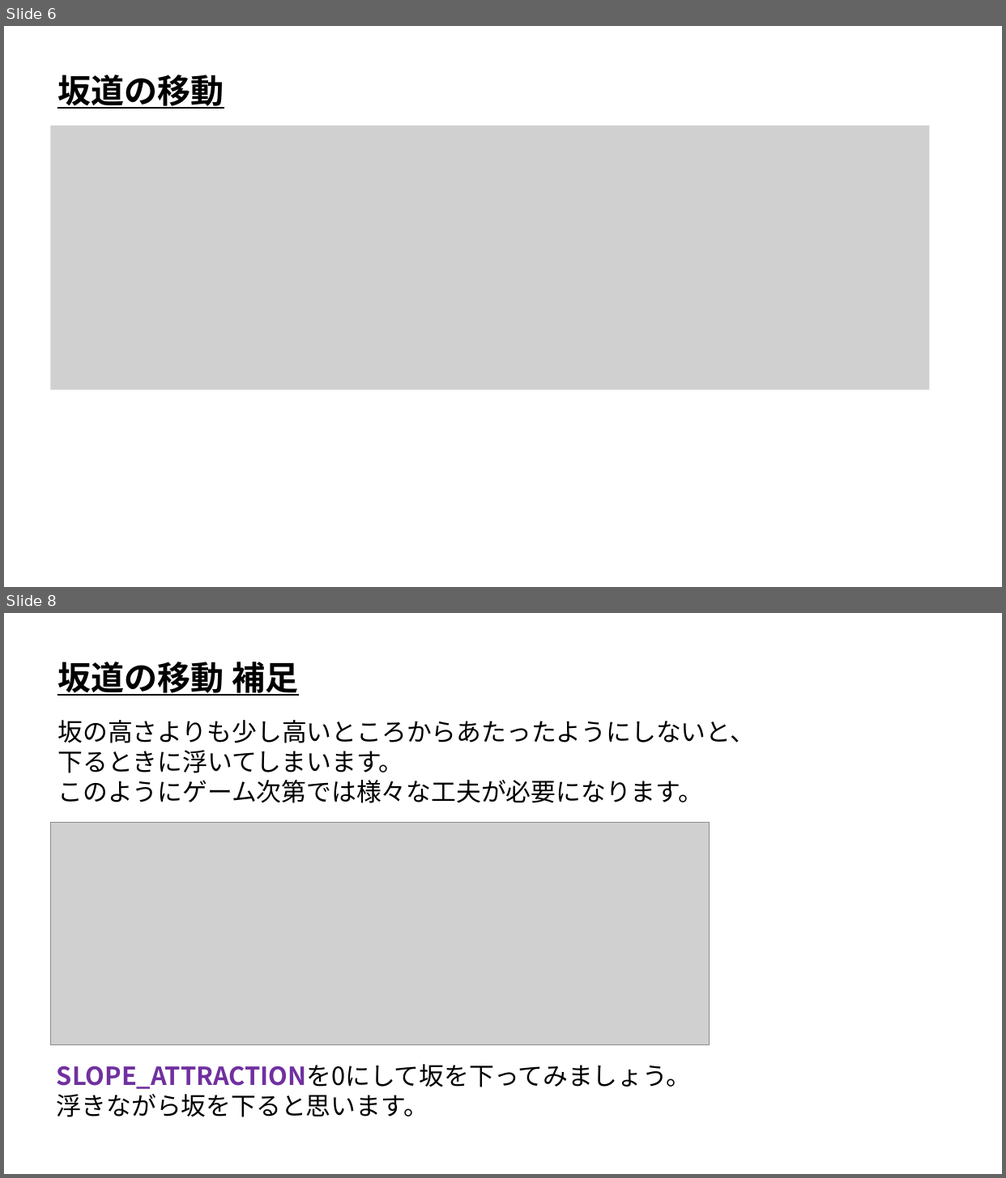
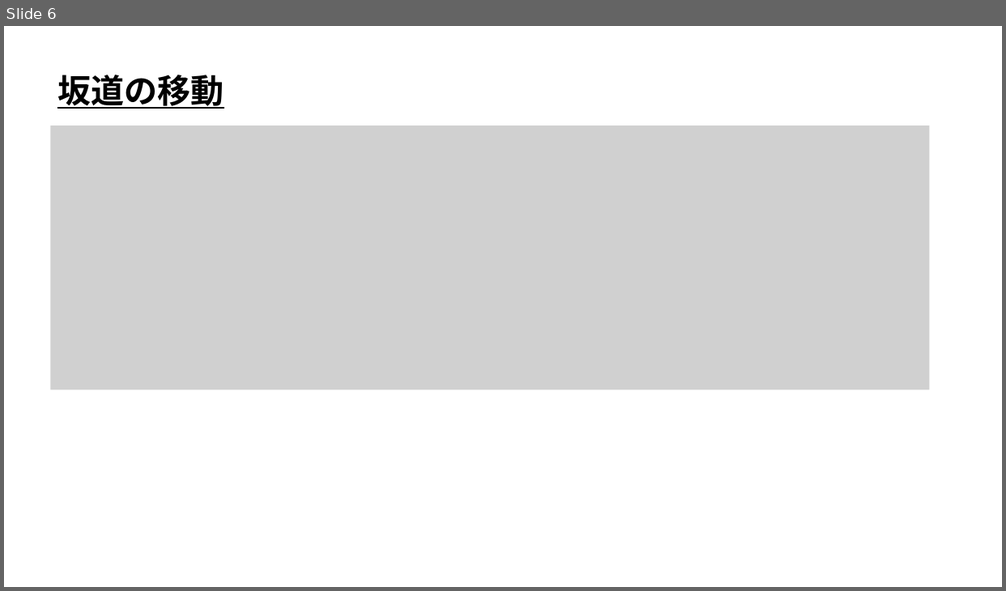
Before and after one commit to ArakiYusuke-Ohara/Textbook, a slide deck: ゲーム科1年/00_前期/ゲームプログラミングⅢ/ゲーム数学/実習/00_坂道の移動.pptx. Shown one above the other, each under a label of ours: slides 6 and 8 before the commit, slide 6 after it; the slides between them are not shown. The pictures are 1006x1178 and 1006x591 pixels, drawn with LibreOffice and Linux fonts; fonts in the diff are those of the drawing; grey boxes stand for pictures. Boxes give left, top, right and bottom in pixels: in the first picture for what was removed or moved away, otherwise in the second. Text is boxed around its words. In the diff, an @@ line names an element or a change of style, - is before the commit and + after.

```diff
--- a/ゲーム科1年/00_前期/ゲームプログラミングⅢ/ゲーム数学/実習/00_坂道の移動.pptx
+++ b/ゲーム科1年/00_前期/ゲームプログラミングⅢ/ゲーム数学/実習/00_坂道の移動.pptx
@@ slide 8 removed at (x1=4, y1=613, x2=1002, y2=1174), background #FFFFFF @@
@@ text removed at (x1=57, y1=662, x2=298, y2=696) @@
-坂道の移動 補足
@@ text removed at (x1=57, y1=720, x2=755, y2=803) @@
-坂の高さよりも少し高いところからあたったようにしないと、
-下るときに浮いてしまいます。
-このようにゲーム次第では様々な工夫が必要になります。
@@ picture removed at (x1=50, y1=823, x2=710, y2=1046) @@
@@ text removed at (x1=57, y1=1064, x2=691, y2=1118) @@
-SLOPE_ATTRACTIONを0にして坂を下ってみましょう。
-浮きながら坂を下ると思います。
```
Also in this commit, not shown: 1 slide changed, 2 slides added, 36 other files.
